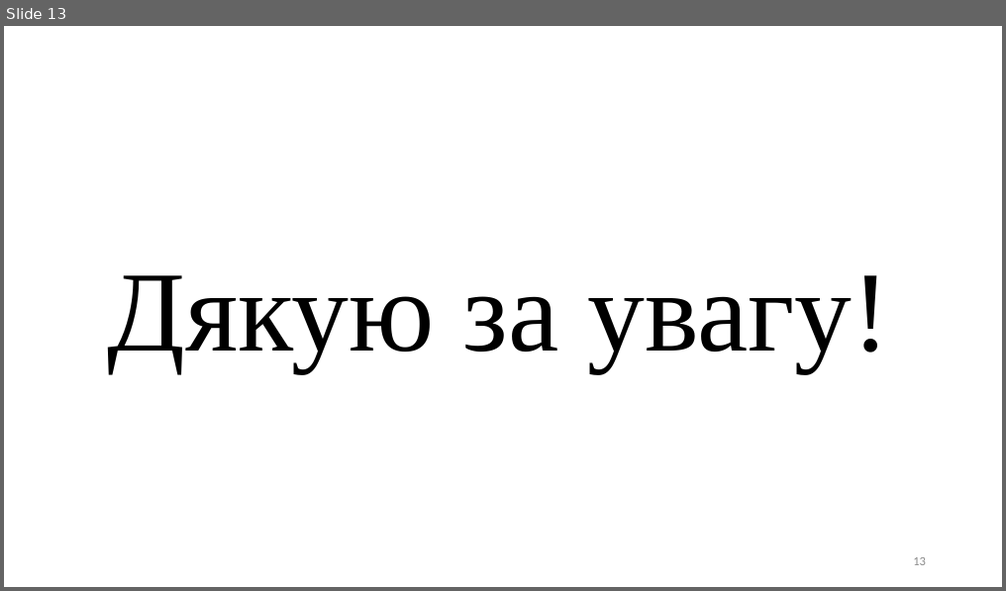
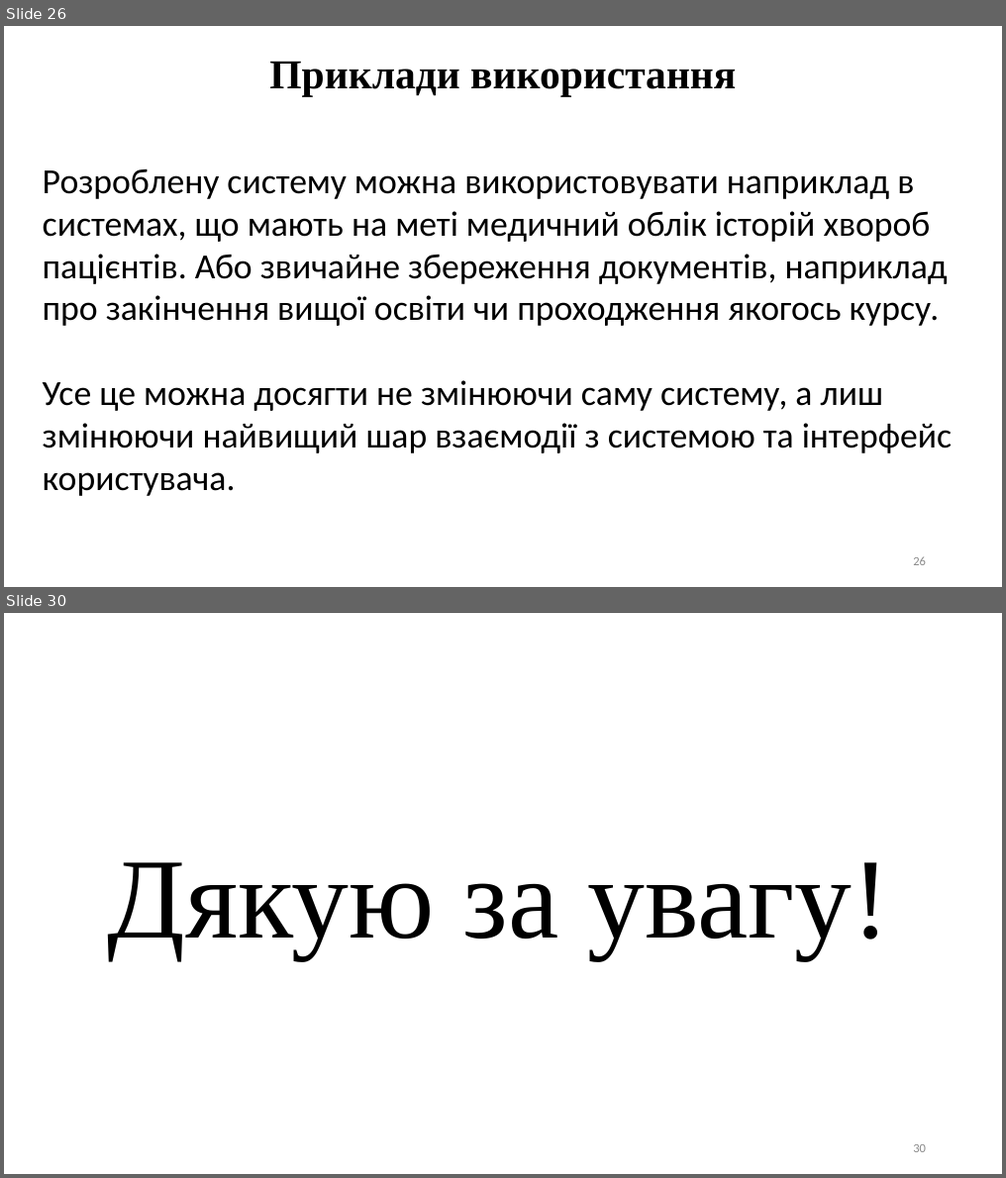
Before and after one commit to Lenartov/source, a slide deck: Диплом/Диплом презентація.pptx. Shown one above the other, each under a label of ours: slide 13 before the commit, slides 26 and 30 after it; the slides between them are not shown. The pictures are 1006x591 and 1006x1178 pixels, drawn with LibreOffice and Linux fonts; fonts in the diff are those of the drawing. Boxes give left, top, right and bottom in pixels: in the first picture for what was removed or moved away, otherwise in the second. Text is boxed around its words. In the diff, an @@ line names an element or a change of style, - is before the commit and + after.

```diff
--- a/Диплом/Диплом презентація.pptx
+++ b/Диплом/Диплом презентація.pptx
@@ slide 26 added at (x1=4, y1=26, x2=1002, y2=587), background #FFFFFF @@
@@ text added at (x1=269, y1=61, x2=736, y2=96), 39.6 pt, text #000000, bold @@
+Приклади використання
@@ text added at (x1=43, y1=169, x2=951, y2=496), 34 pt, text #000000 @@
+Розроблену систему можна використовувати наприклад в системах, що мають на меті медичний облік історій хвороб пацієнтів. Або звичайне збереження документів, наприклад про закінчення вищої освіти чи проходження якогось курсу.
+Усе це можна досягти не змінюючи саму систему, а лиш змінюючи найвищий шар взаємодії з системою та інтерфейс користувача.
@@ page number added at (x1=913, y1=557, x2=926, y2=566), 12 pt, text #8C8C8C @@
+26
@@ what was slide 13 is now slide 30 @@
@@ page number at (x1=913, y1=1145, x2=926, y2=1153): text changed @@
-13
+30
```
Also in this commit, not shown: 2 slides changed, 17 other slides added, 1 slide removed, 2 other files.
